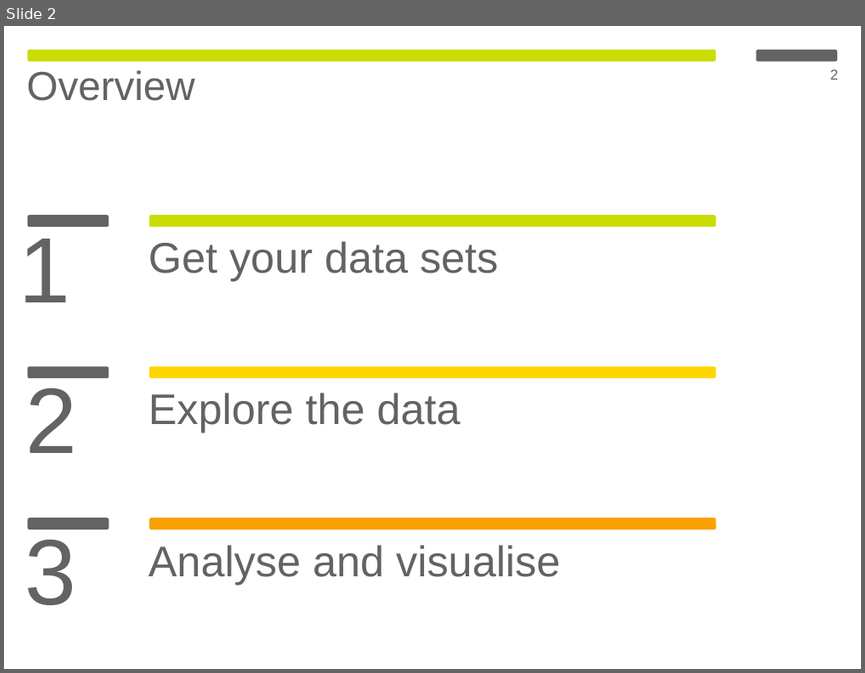
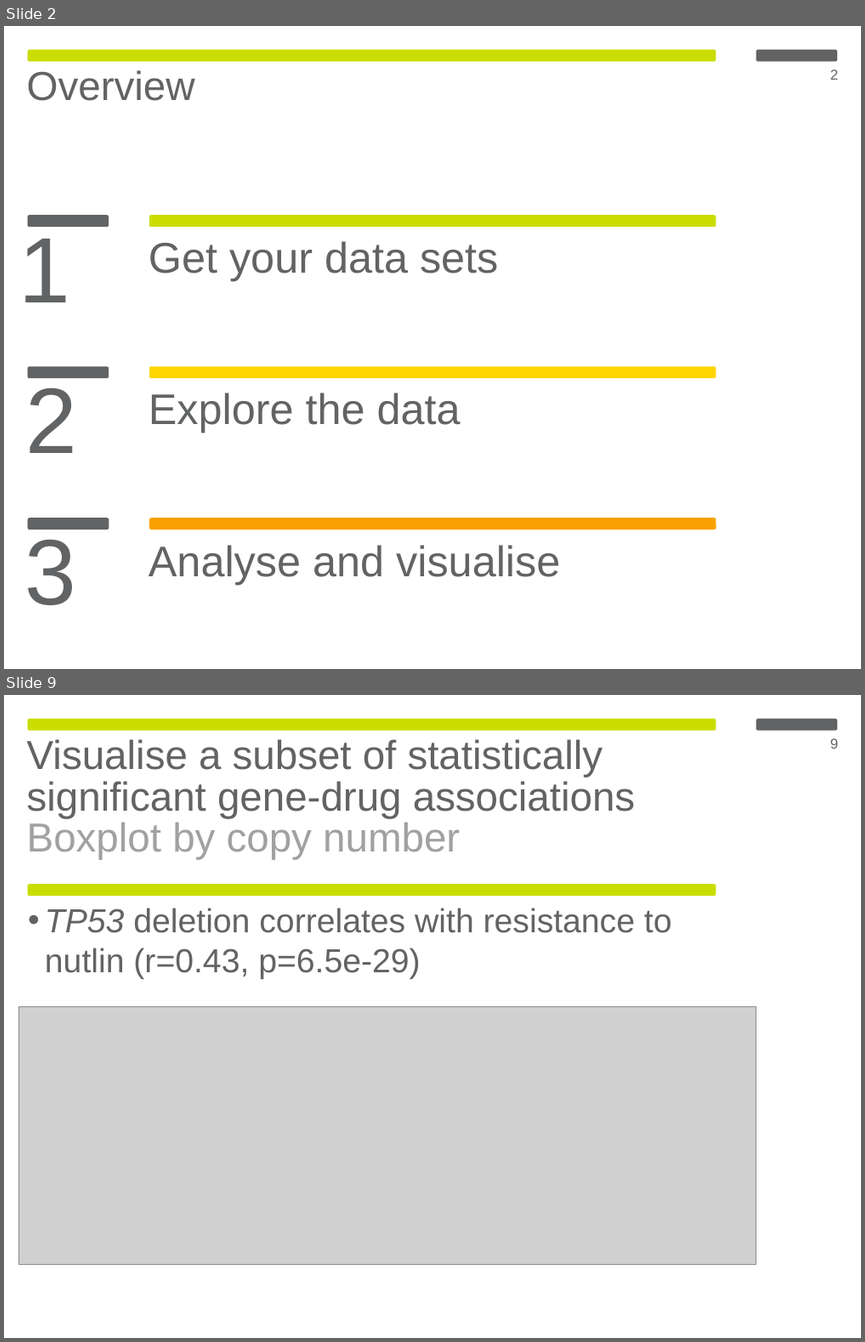
Before and after one commit to aleonidou/genexdrugdemo, a slide deck: genexdemo_slides.pptx. Shown one above the other, each under a label of ours: slide 2 before the commit, slides 2 and 9 after it; the slides between them are not shown. The pictures are 865x673 and 865x1342 pixels, drawn with LibreOffice and Linux fonts; fonts in the diff are those of the drawing; grey boxes stand for pictures. Boxes give left, top, right and bottom in pixels: in the first picture for what was removed or moved away, otherwise in the second. Text is boxed around its words. In the diff, an @@ line names an element or a change of style, - is before the commit and + after.

Commit message:
Slides at about 50 percent complete, copy number boxplots are working

```diff
--- a/genexdemo_slides.pptx
+++ b/genexdemo_slides.pptx
@@ slide 9 added at [4, 695, 861, 1338], background #FFFFFF; not listed: 2 template elements that a slide beside it also shows @@
@@ text added at [27, 739, 635, 860], 34 pt, text #616365 @@
+Visualise a subset of statistically significant gene-drug associations
+  Boxplot by copy number
@@ page number added at [830, 738, 838, 749], 12 pt, text #616365 @@
+9
@@ rounded rectangle added at [27, 884, 715, 896], fill #C9DD03 @@
@@ text added at [45, 907, 672, 979], 28 pt, text #616365 @@
+  • TP53 deletion correlates with resistance to nutlin (r=0.43, p=6.5e-29)
@@ picture added at [19, 1006, 756, 1264] @@
```
Also in this commit, not shown: 2 slides changed, 9 other slides added, 1 slide removed, 1 other file.
